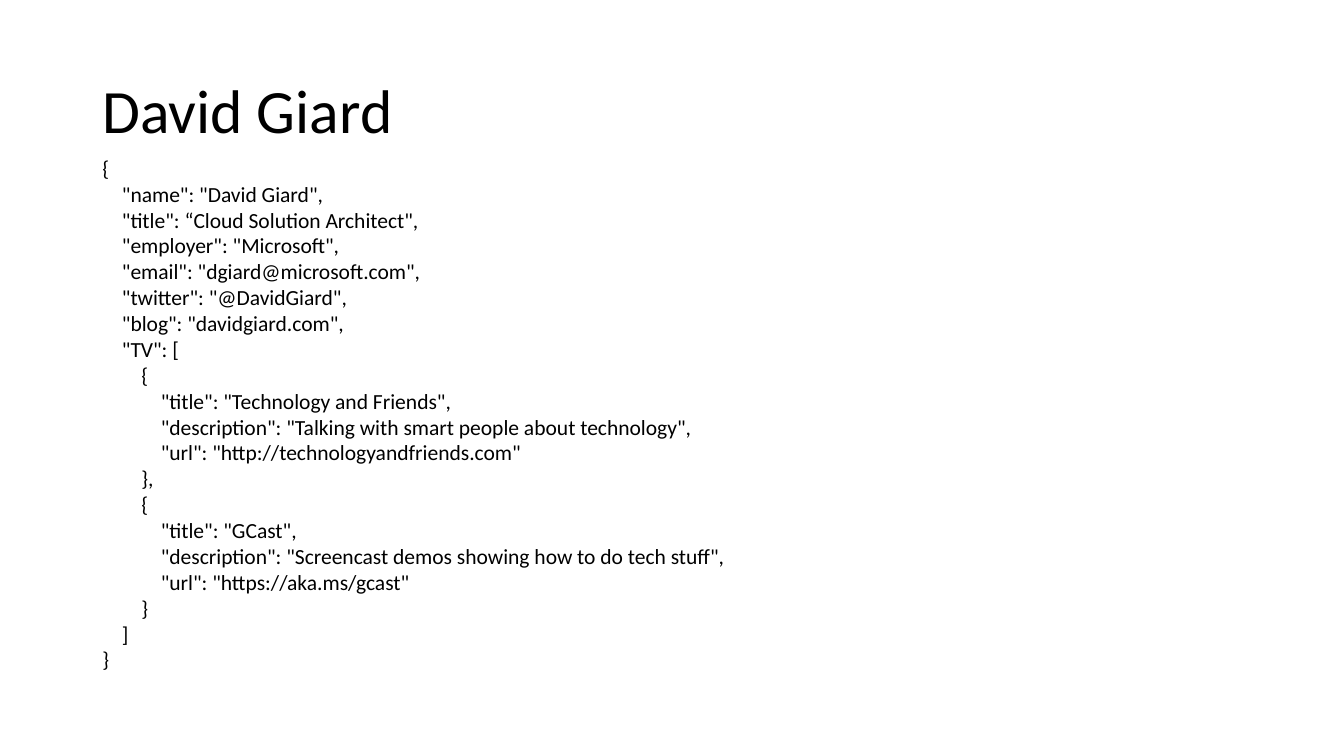
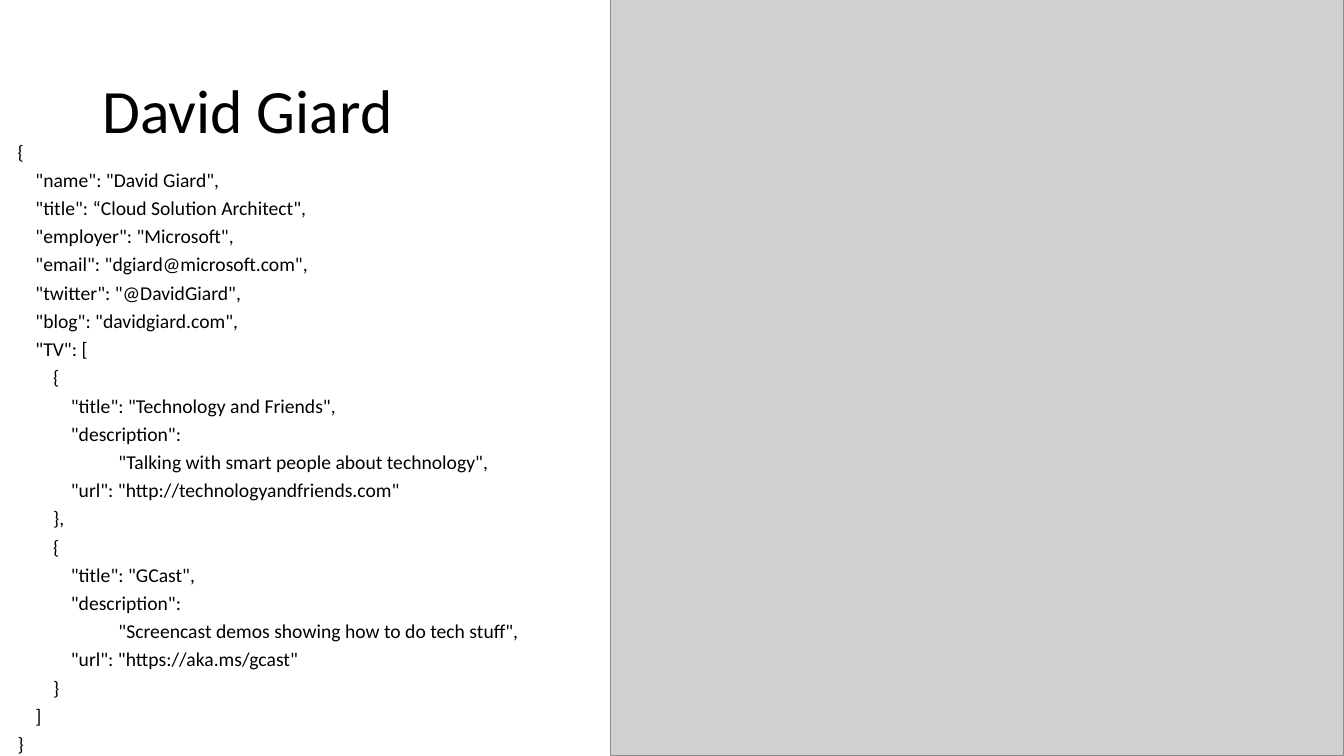
Before and after one commit to DavidGiard/Presentation-Slides, a slide deck: slide 2 of Blood-Sweat-and-Code-Reviews/Code Reviews.pptx. Drawn at 1344x756 pixels with LibreOffice and Linux fonts; fonts in the diff are those of the drawing; grey boxes stand for pictures. Boxes give left, top, right and bottom in pixels: in the first picture for what was removed or moved away, otherwise in the second. Text is boxed around its words. In the diff, an @@ line names an element or a change of style, - is before the commit and + after.

```diff
--- a/Blood-Sweat-and-Code-Reviews/Code Reviews.pptx
+++ b/Blood-Sweat-and-Code-Reviews/Code Reviews.pptx
@@ picture added at (611, 0, 1344, 756) @@
@@ text "{ "name": "David Giard", "title": ...": place and size @@
-text "{ "name": "David Giard", "title": ..." at (122, 187, 724, 594)
+text "{ "name": "David Giard", "title": ..." at (35, 173, 518, 670)
@@ text "{ "name": "David Giard", "title": ..." at (35, 173, 518, 670): size 15.4 to 14 pt; line spacing 1 to 1.2 @@
```
Also in this commit, not shown: 7 other slides changed.
